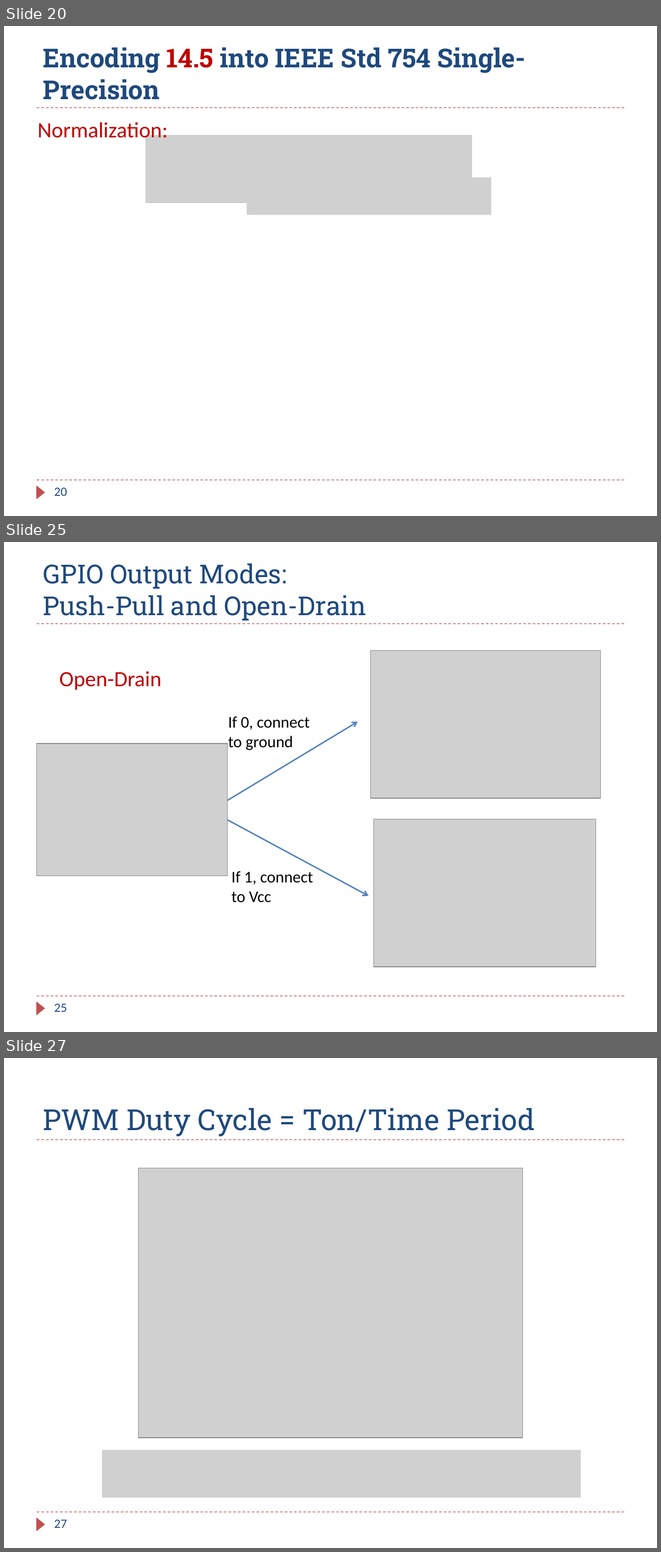
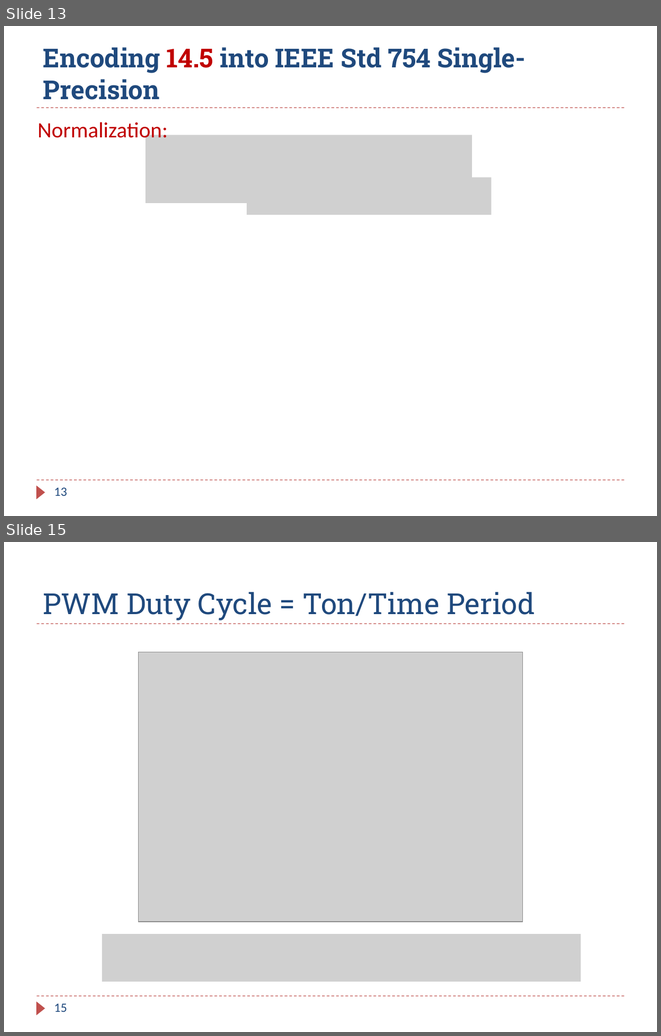
Before and after one commit to guhofstra/CSC111Fa25, a slide deck: PPTs/Ch_xx_Review.pptx. Shown one above the other, each under a label of ours: slides 20, 25 and 27 before the commit, slides 13 and 15 after it; the slides between them are not shown. The pictures are 661x1552 and 661x1036 pixels, drawn with LibreOffice and Linux fonts; fonts in the diff are those of the drawing; grey boxes stand for pictures. Boxes give left, top, right and bottom in pixels: in the first picture for what was removed or moved away, otherwise in the second. Text is boxed around its words. In the diff, an @@ line names an element or a change of style, - is before the commit and + after.

```diff
--- a/PPTs/Ch_xx_Review.pptx
+++ b/PPTs/Ch_xx_Review.pptx
@@ slide 25 removed at (x1=4, y1=542, x2=657, y2=1032), background #FFFFFF; not listed: 3 template elements that a slide beside it also shows @@
@@ title removed at (x1=43, y1=563, x2=367, y2=620) @@
-GPIO Output Modes:
-Push-Pull and Open-Drain
@@ picture removed at (x1=370, y1=651, x2=601, y2=798) @@
@@ text removed at (x1=59, y1=671, x2=161, y2=690) @@
-Open-Drain
@@ text removed at (x1=228, y1=716, x2=310, y2=750) @@
-If 0, connect to ground
@@ arrow removed from (227, 801) to (358, 722) @@
@@ picture removed at (x1=37, y1=743, x2=227, y2=876) @@
@@ arrow removed from (227, 820) to (368, 896) @@
@@ picture removed at (x1=373, y1=819, x2=595, y2=967) @@
@@ text removed at (x1=231, y1=871, x2=313, y2=902) @@
-If 1, connect to Vcc
@@ page number removed at (x1=54, y1=1003, x2=67, y2=1012) @@
-25
@@ what was slide 20 is now slide 13 @@
@@ page number at (x1=54, y1=487, x2=67, y2=496): text changed @@
-20
+13
@@ what was slide 27 is now slide 15 @@
@@ page number at (x1=54, y1=1003, x2=67, y2=1012): text changed @@
-27
+15
```
Also in this commit, not shown: 1 slide changed, 16 other slides removed, 37 other files.
